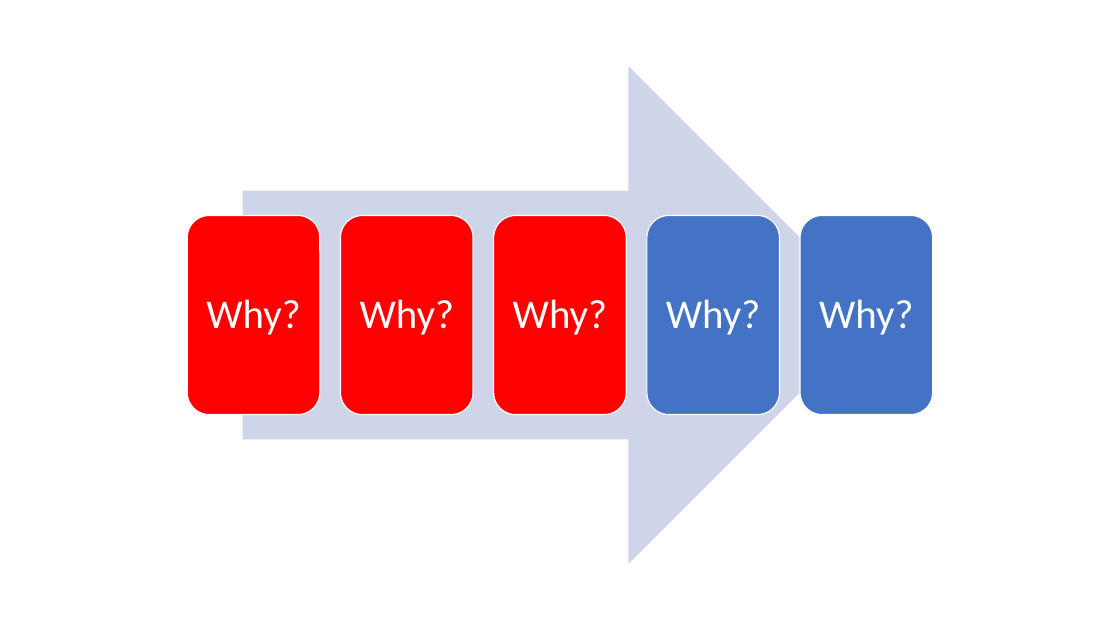
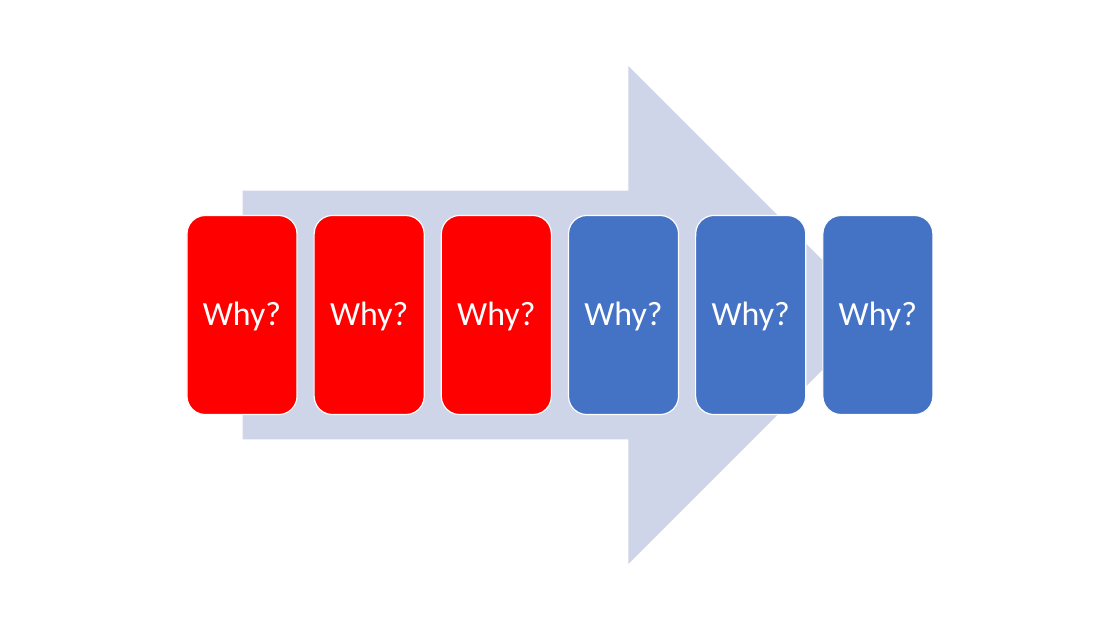
Before and after one commit to Fora1030/data-structures, a slide deck: slide 12 of other/Root Cause Analysis Templates (1).pptx (slide 10 before the commit). Drawn at 1120x630 pixels with LibreOffice and Linux fonts; fonts in the diff are those of the drawing. Boxes give left, top, right and bottom in pixels: in the first picture for what was removed or moved away, otherwise in the second. Text is boxed around its words. In the diff, an @@ line names an element or a change of style, - is before the commit and + after.

```diff
--- a/other/Root Cause Analysis Templates (1).pptx
+++ b/other/Root Cause Analysis Templates (1).pptx
@@ rounded rectangle: place and size @@
-rounded rectangle at (187,215,320,414)
+rounded rectangle at (187,215,297,414)
@@ rounded rectangle: place and size @@
-rounded rectangle at (340,215,473,414)
+rounded rectangle at (314,215,424,414)
@@ text "Why?": place and size @@
-text "Why?" at (360,299,454,335)
+text "Why?" at (330,301,408,331)
@@ rounded rectangle: place and size @@
-rounded rectangle at (494,215,627,414)
+rounded rectangle at (441,215,551,414)
@@ size 35 to 29 pt; less space between paragraphs in 5 elements at (203,301,281,331), (839,301,917,331), (712,301,790,331), (330,301,408,331), (457,301,535,331) @@
@@ text "Why?": place and size @@
-text "Why?" at (513,299,607,335)
+text "Why?" at (457,301,535,331)
@@ rounded rectangle added at (569,215,679,414), fill #4472C4, outline #FFFFFF 1 pt @@
@@ rounded rectangle: place and size @@
-rounded rectangle at (647,215,780,414)
+rounded rectangle at (696,215,806,414)
@@ text "Why?": place and size @@
-text "Why?" at (666,299,760,335)
+text "Why?" at (712,301,790,331)
@@ rounded rectangle: place and size @@
-rounded rectangle at (801,215,933,414)
+rounded rectangle at (823,215,933,414)
@@ text "Why?": place and size @@
-text "Why?" at (819,299,913,335)
+text "Why?" at (839,301,917,331)
@@ text added at (584,301,662,331), 29 pt, text #FFFFFF @@
+Why?
```
Also in this commit, not shown: 13 other slides changed, 4 slides added, 1 other file.
